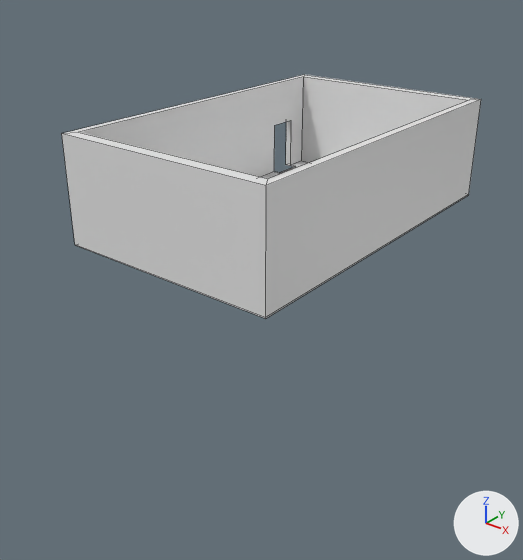
A saved change to the FBX model Assets/Models/mainRoom.fbx.
Before and after are seen from a camera (50 mm lens) standing at (80.3, -109.0, 51.7) and looking at (16.5, -29.3, 2.3). Every picture has the same lights, and +X, +Y and +Z are marked at lower right. Mesh edges are drawn as thin lines. Where no turn or scale is listed for an object, it has been applied to the vertices.
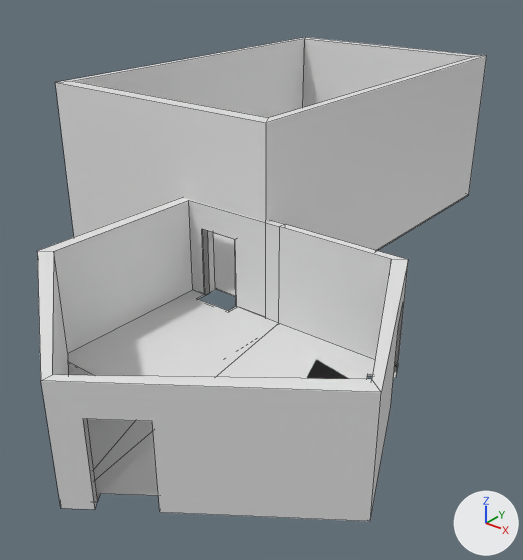
Commit message: update hallway model

What differs and where, as boxes [x1, y1, x2, y2] in the pictures (523 x 560 px):
'hallway', added: after [37, 198, 408, 521]
'Cube', reshaped (7% taller): before [62, 75, 481, 318]; after [55, 37, 487, 297]

What the commit changed:
me_cube_002 has 34 vertices, 23 faces and spans x -22.1..22.1, y -35.3..35.3, z -0.1..20.4.
me_cube_002 is used by ob_cube; location (0.0, 0.0, 0.0).
Verts and faces of me_cube_002; kept vertices keep their numbers, new ones are numbered from 34.
Before the commit, vertices of me_cube_002: 0 (-20.6, -32.9, 0.1), 1 (-22.1, -35.3, -0.1) at pixel (75, 245), 2 (-20.6, 32.9, 0.1) at pixel (301, 160), 3 (-22.1, 35.3, -0.1), 4 (20.6, -32.9, 0.1).
Before the commit, vertices of me_cube_002: 5 (22.1, -35.3, -0.1) at pixel (265, 318), 6 (20.6, 32.9, 0.1), 7 (22.1, 35.3, -0.1) at pixel (468, 195), 10 (-22.1, -35.3, 0.1) at pixel (74, 244), 11 (22.1, -35.3, 0.1) at pixel (265, 317).
Before the commit, vertices of me_cube_002: 12 (-22.1, 35.3, 20.4) at pixel (304, 74), 13 (22.1, 35.3, 20.4) at pixel (481, 99), 14 (-22.1, -35.3, 20.4) at pixel (61, 133), 15 (22.1, -35.3, 20.4) at pixel (266, 185), 16 (-20.6, 32.9, 20.4) at pixel (303, 76).
Before the commit, vertices of me_cube_002: 17 (20.6, 32.9, 20.4) at pixel (469, 100), 18 (-20.6, -32.9, 20.4) at pixel (78, 132), 19 (20.6, -32.9, 20.4) at pixel (268, 178), 20 (-19.2, 28.4, 0.1) at pixel (295, 166), 21 (-19.2, 21.9, 0.1) at pixel (279, 172).
Before the commit, vertices of me_cube_002: 22 (-20.6, 21.9, 0.1) at pixel (274, 171), 23 (-20.6, 28.4, 0.1) at pixel (290, 165), 24 (-19.2, 28.4, -0.1) at pixel (295, 167), 25 (-19.2, 21.9, -0.1) at pixel (279, 173), 26 (-22.1, 21.9, -0.1).
Before the commit, vertices of me_cube_002: 27 (-22.1, 28.4, -0.1) at pixel (285, 164).
Part 1, on me_cube_002:
Faces deleted: (0, 4, 6, 2, 23, 20, 21, 22), (1, 26, 25, 24, 27, 3, 7, 5), (1, 5, 11, 10), (10, 11, 15, 14), (0, 18, 19, 4).
Vertices 12 to 19 move by (0.0, 0.0, 8.5).
New vertex 34 is at (10.0, -32.7, 0.1), pixel (216, 288).
New vertex 35 is at (10.0, -32.7, -0.1), pixel (216, 289).
New vertex 36 is at (10.0, -35.3, 11.1), pixel (202, 228).
New vertex 37 is at (10.0, -32.9, 11.1).
New vertices 38 to 41 stand at vertices 34 to 37, in that order, plus (6.4, 0.0, 0.0).
New vertices 42 to 45 stand at vertices 36, 37, 40, 41, in that order, plus (0.0, 0.0, -11.0).
New vertex 46 is at (10.0, -35.3, -0.1), pixel (205, 295).
New vertex 47 is at (16.4, -35.3, -0.1), pixel (236, 307).
New faces: (0, 43, 34, 38, 45, 4, 6, 2, 23, 20, 21, 22), (1, 26, 25, 24, 27, 3, 7, 5, 47, 39, 35, 46), (1, 46, 42, 10), (5, 11, 44, 47), (10, 42, 36, 40, 44, 11, 15, 14), (0, 18, 19, 4, 45, 41, 37, 43).
New faces: (34, 35, 39, 38), (38, 39, 47, 44, 40, 41, 45), (34, 43, 37, 36, 42, 46, 35), (36, 37, 41, 40).
Mesh me_cube_007 is new.
It has 76 vertices, 39 faces and spans x -18.9..30.7, y -31.0..13.4, z -0.1..15.1.
Object 'hallway' (ob_hallway) is new; it shows me_cube_007.
Its location is (24.7, -47.7, 0.0).
